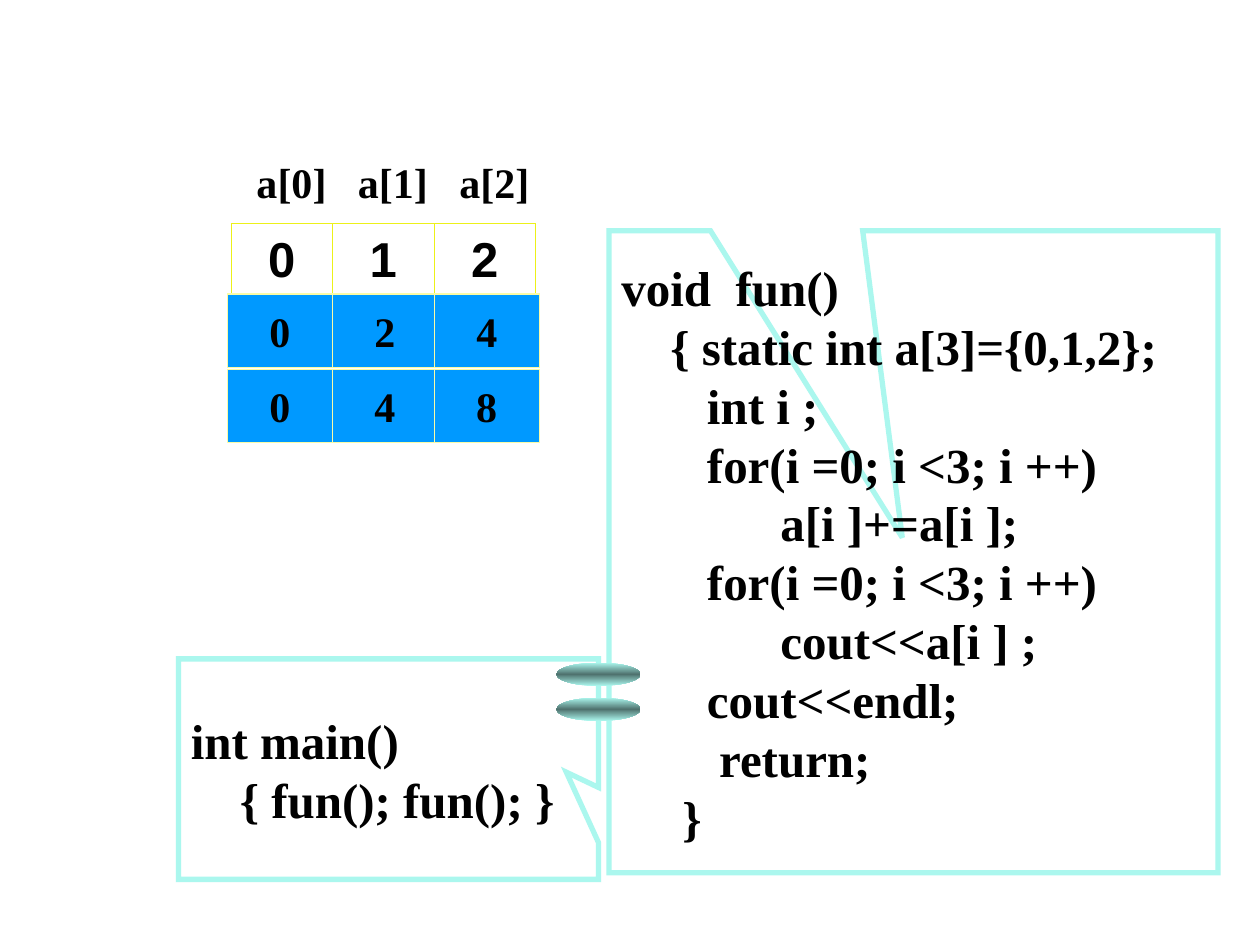
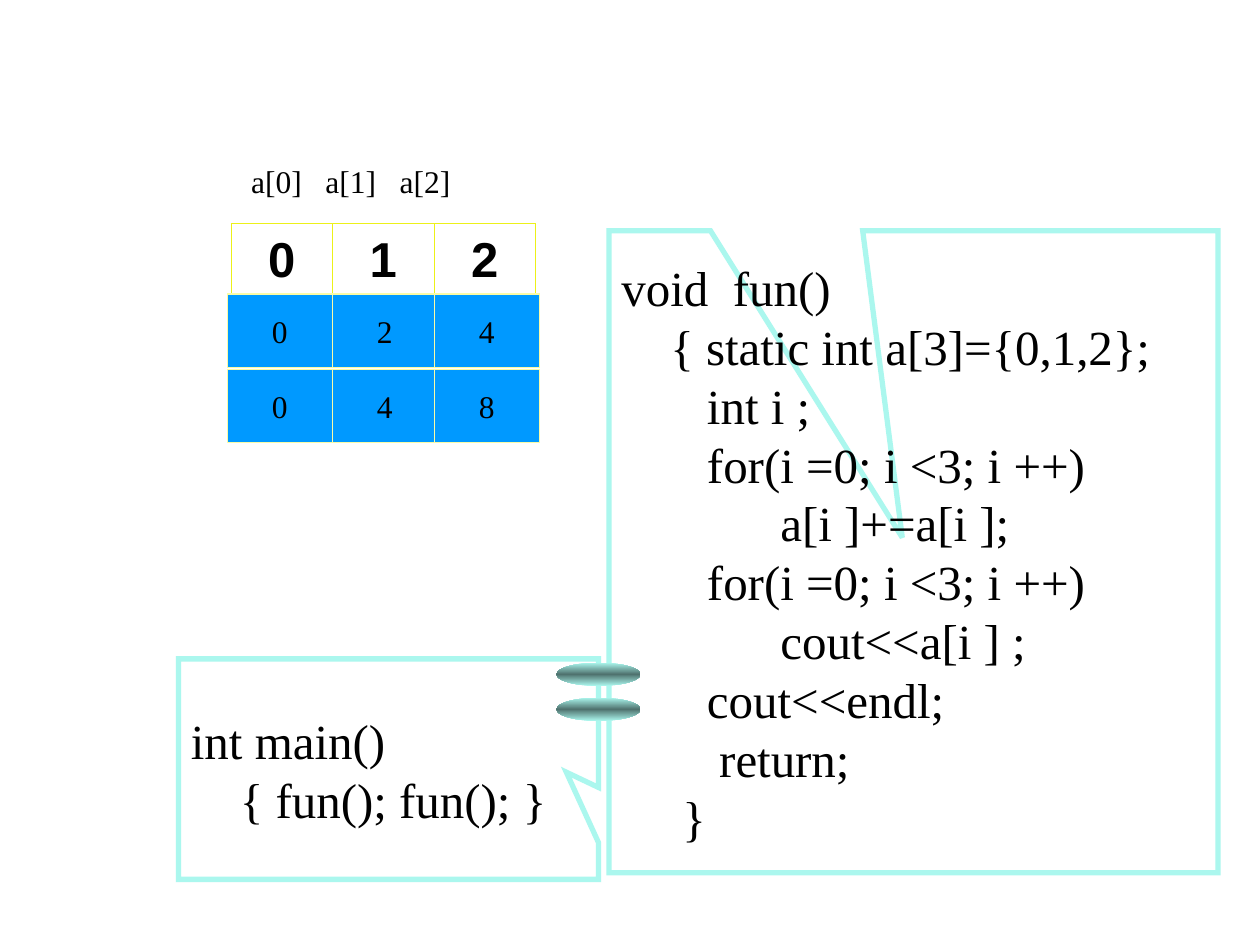
Before and after one commit to Changhe160/Changhe160.github.io, a slide deck: slide 40 of teachingRes/Cplusplus/unit03函数.ppt. Drawn at 1260x945 pixels with LibreOffice and Linux fonts; fonts in the diff are those of the drawing. Boxes give left, top, right and bottom in pixels: in the first picture for what was removed or moved away, otherwise in the second. Text is boxed around its words. In the diff, an @@ line names an element or a change of style, - is before the commit and + after.

```diff
--- a/teachingRes/Cplusplus/unit03函数.ppt
+++ b/teachingRes/Cplusplus/unit03函数.ppt
@@ speech box "void fun()" at [609,231,1217,873]: bold off @@
@@ size 24 to 18 pt, bold off in 7 elements at [223,155,559,208], [227,369,331,442], [333,294,437,367], [333,369,437,442], [227,294,331,367], [435,294,539,367], [435,369,539,442] @@
@@ speech box "int main()" at [179,659,598,879]: bold off @@
```
Also in this commit, not shown: 89 other slides changed.
